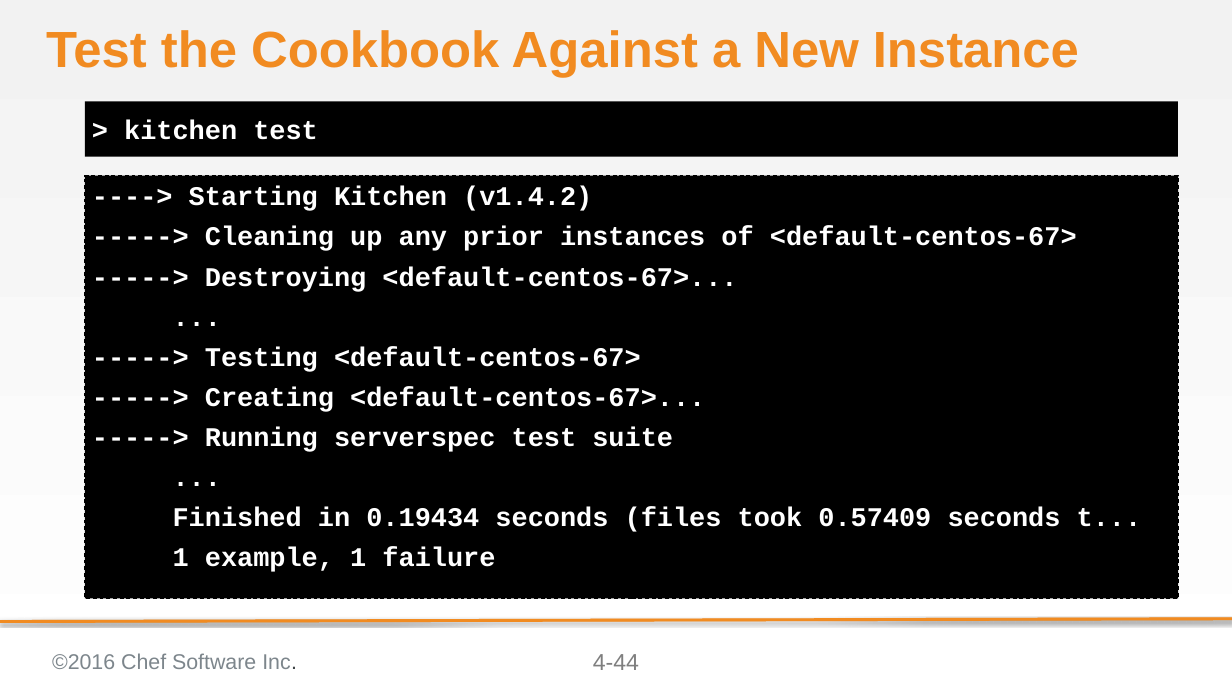
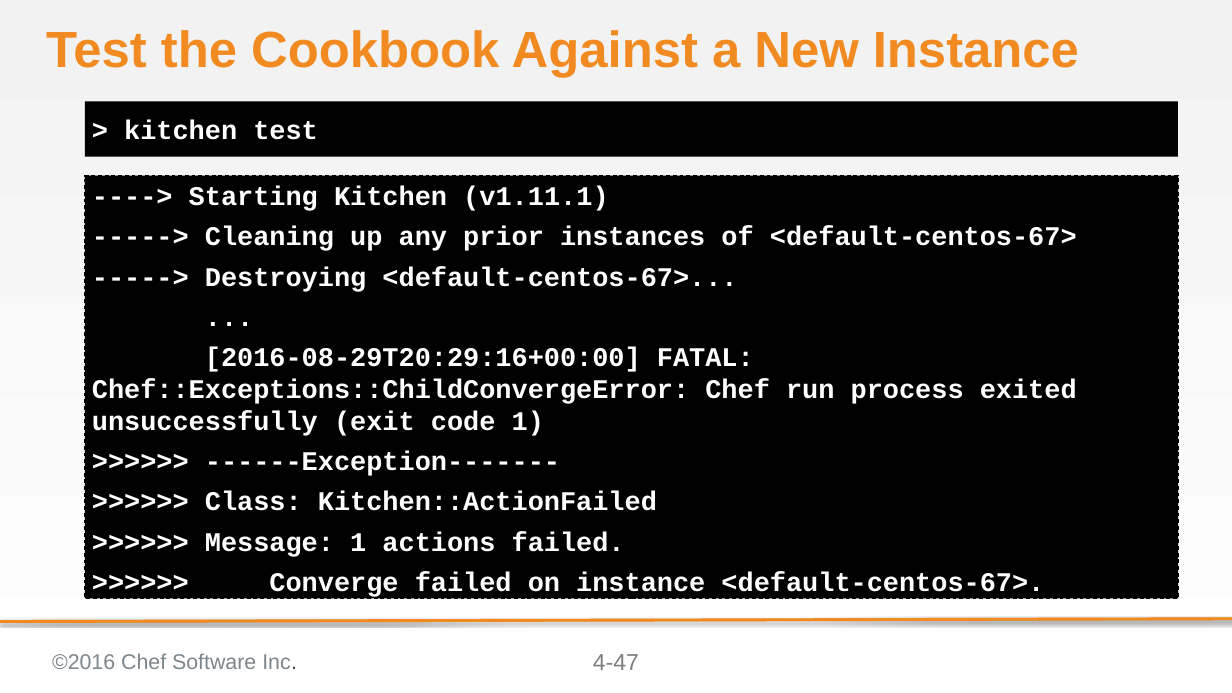
Before and after one commit to chef-training/test_driven_cookbook_development, a slide deck: slide 47 of 04-refactoring_cookbooks_with_tests.pptx (slide 44 before the commit). Drawn at 1232x693 pixels with LibreOffice and Linux fonts; fonts in the diff are those of the drawing; background and template pictures are left out. Boxes give left, top, right and bottom in pixels: in the first picture for what was removed or moved away, otherwise in the second. Text is boxed around its words. In the diff, an @@ line names an element or a change of style, - is before the commit and + after.

Commit message:
Updates to Chef DK 0.17.17 and InSpec
* Updated the Chef DK
* Changed the examples to InSpec

```diff
--- a/04-refactoring_cookbooks_with_tests.pptx
+++ b/04-refactoring_cookbooks_with_tests.pptx
@@ text at (189, 187, 608, 211): text changed @@
-----> Starting Kitchen (v1.4.2)
+----> Starting Kitchen (v1.11.1)
@@ text at (92, 347, 1077, 599): text changed @@
------> Testing <default-centos-67>
------> Creating <default-centos-67>...
------> Running serverspec test suite
-...
-Finished in 0.19434 seconds (files took 0.57409 seconds t...
-1 example, 1 failure
+[2016-08-29T20:29:16+00:00] FATAL: Chef::Exceptions::ChildConvergeError: Chef run process exited unsuccessfully (exit code 1)
+>>>>>> ------Exception-------
+>>>>>> Class: Kitchen::ActionFailed
+>>>>>> Message: 1 actions failed.
+>>>>>> Converge failed on instance <default-centos-67>.
@@ page number at (593, 654, 639, 670): text changed @@
-4-44
+4-47
```
Also in this commit, not shown: 8 other slides changed, 3 slides added, 5 other files.
